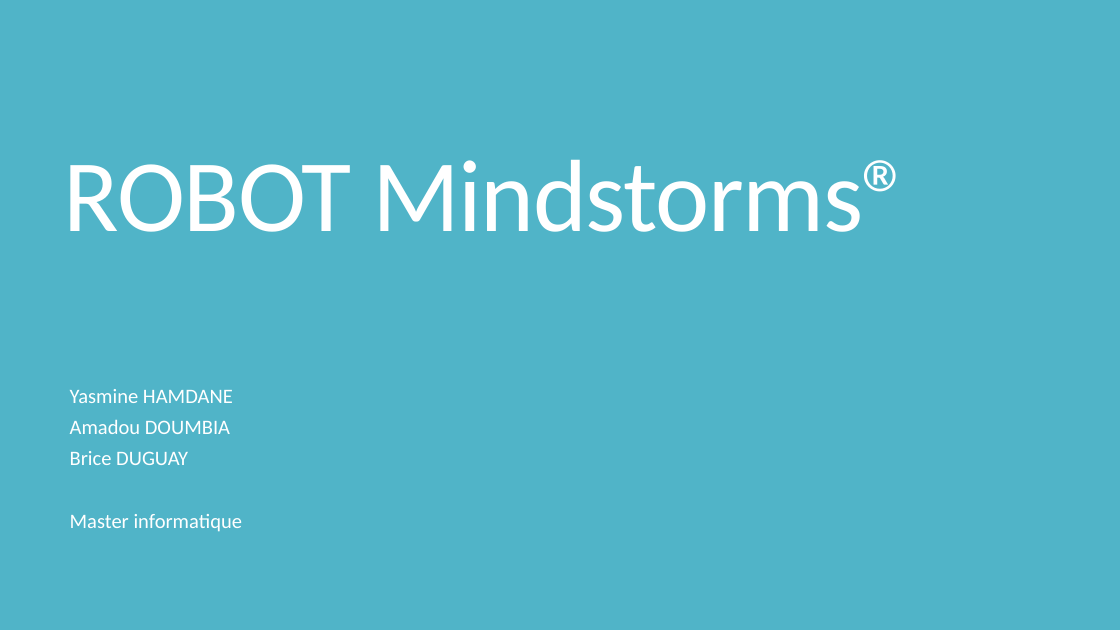
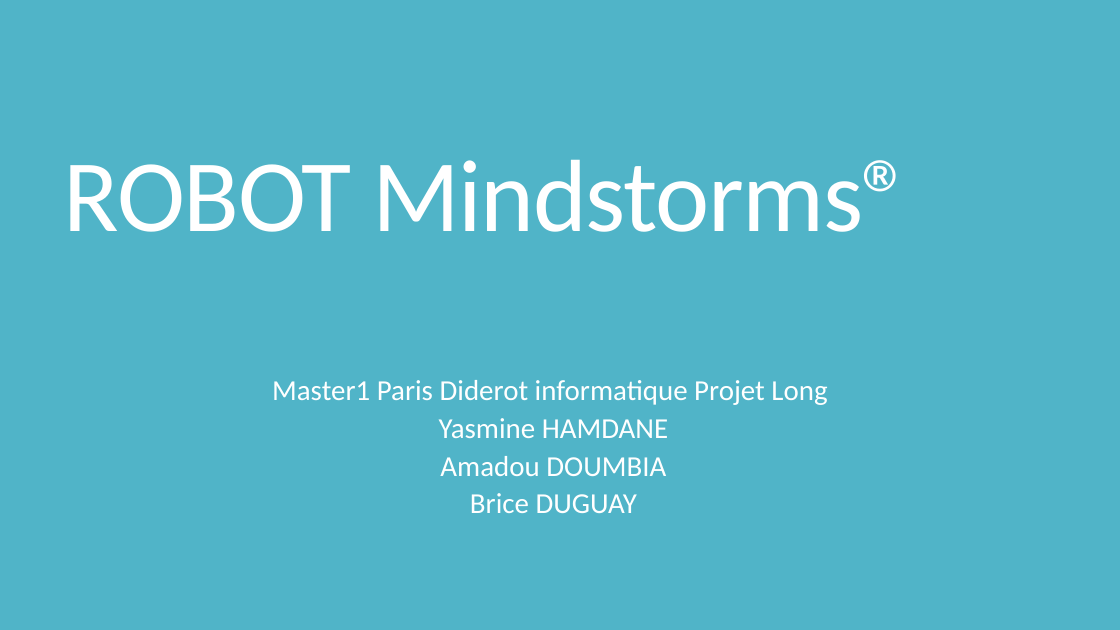
Before and after one commit to DoumbiaAmadou/mindstorm2014, a slide deck: slide 1 of Presentation_nxt.pptx. Drawn at 1120x630 pixels with LibreOffice and Linux fonts; fonts in the diff are those of the drawing. Boxes give left, top, right and bottom in pixels: in the first picture for what was removed or moved away, otherwise in the second. Text is boxed around its words. In the diff, an @@ line names an element or a change of style, - is before the commit and + after.

```diff
--- a/Presentation_nxt.pptx
+++ b/Presentation_nxt.pptx
@@ subtitle "Master1 Paris Diderot informatique Projet ...": place and size @@
-subtitle "Master1 Paris Diderot informatique Projet ..." at [70,389,243,532]
+subtitle "Master1 Paris Diderot informatique Projet ..." at [272,380,827,513]
@@ subtitle at [272,380,827,405]: paragraph added @@
+Master1 Paris Diderot informatique Projet Long
@@ subtitle at [439,418,669,513]: size 17.6 to 24.8 pt in "Yasmine HAMDANE", "Amadou DOUMBIA", "Brice DUGUAY"; alignment left to centre @@
@@ subtitle at [70,514,243,532]: paragraph removed @@
-Master informatique
```
Also in this commit, not shown: 8 other slides changed, 1 slide added, 1 slide removed, 1 other file.
